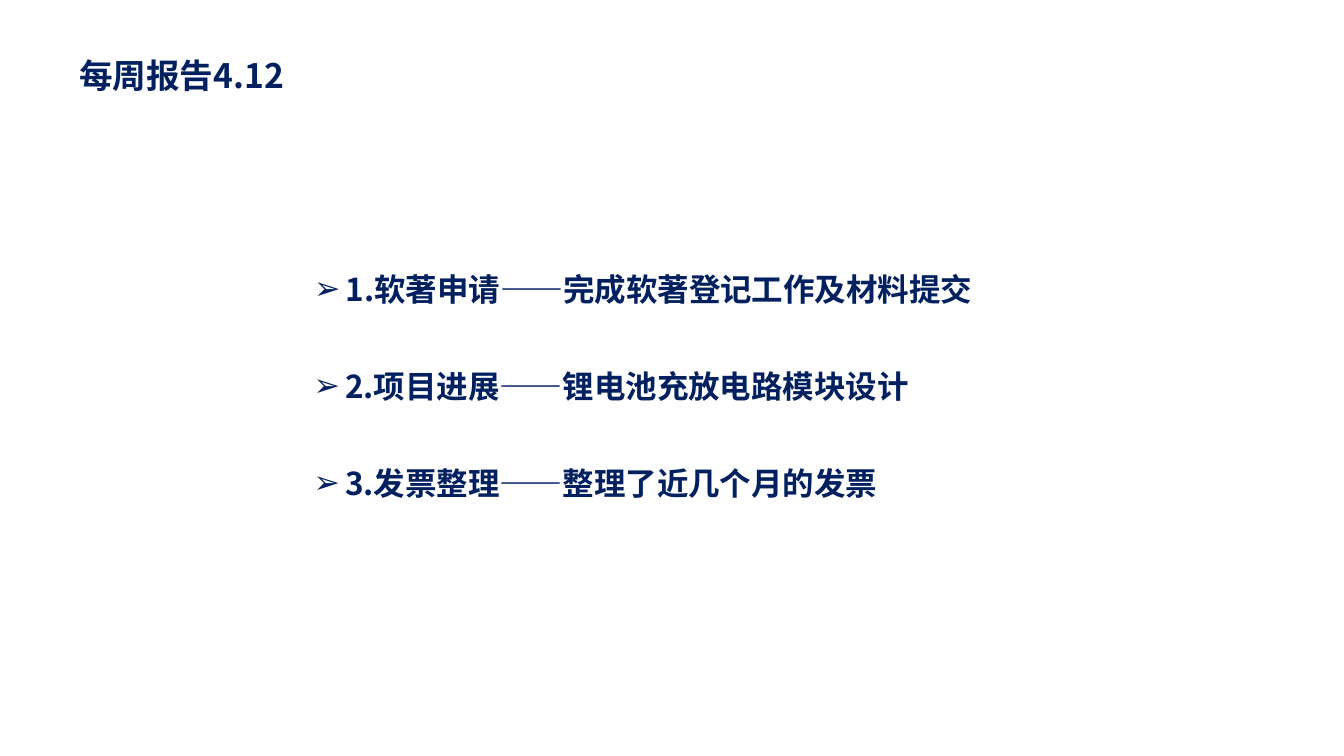
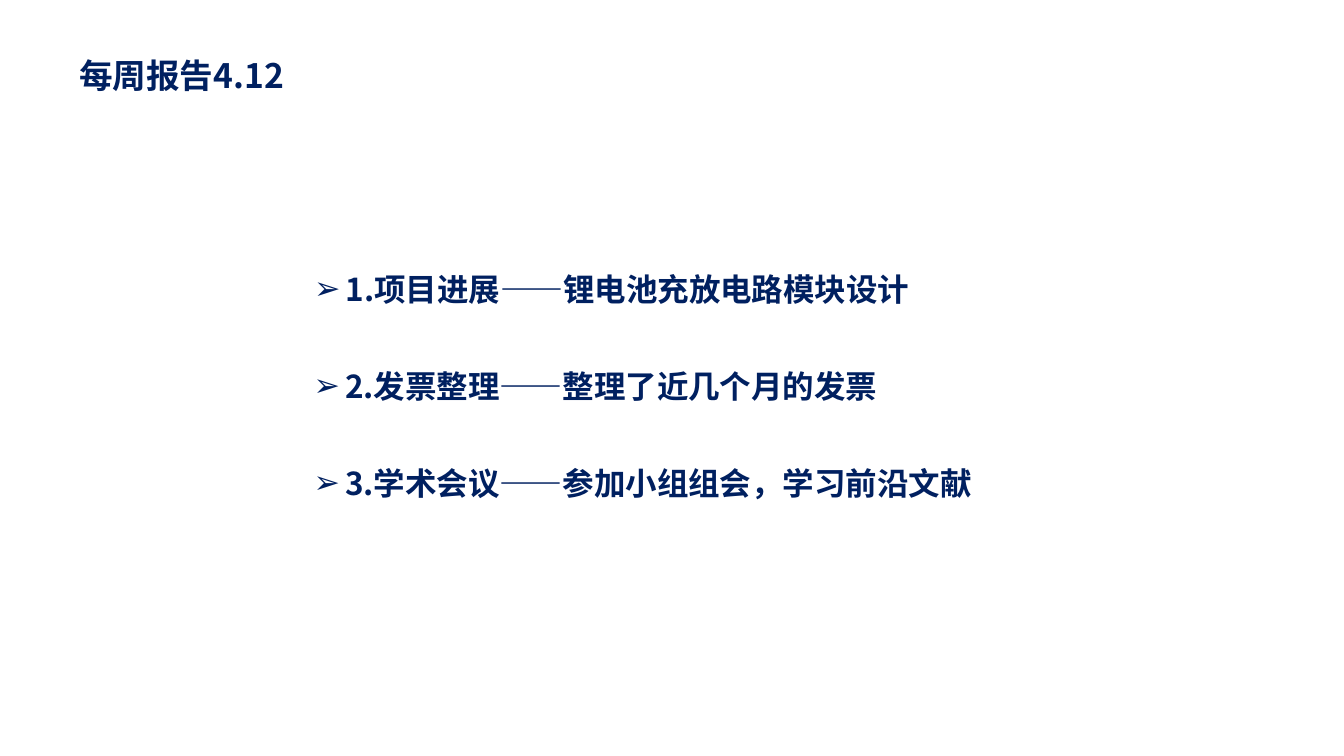
Before and after one commit to Humble-Engineer/Reports, a slide deck: slide 1 of 2024年/周报20240412.pptx. Drawn at 1344x756 pixels with LibreOffice and Linux fonts; fonts in the diff are those of the drawing. Boxes give left, top, right and bottom in pixels: in the first picture for what was removed or moved away, otherwise in the second. Text is boxed around its words. In the diff, an @@ line names an element or a change of style, - is before the commit and + after.

Commit message:
20240412

```diff
--- a/2024年/周报20240412.pptx
+++ b/2024年/周报20240412.pptx
@@ text at box(346, 274, 910, 304): text changed @@
-➢ 1.软著申请——完成软著登记工作及材料提交
+➢ 1.项目进展——锂电池充放电路模块设计
@@ text at box(345, 371, 877, 401): text changed @@
-➢ 2.项目进展——锂电池充放电路模块设计
+➢ 2.发票整理——整理了近几个月的发票
@@ text at box(345, 468, 972, 499): text changed @@
-➢ 3.发票整理——整理了近几个月的发票
+➢ 3.学术会议——参加小组组会，学习前沿文献
```
Also in this commit, not shown: 2 other slides changed, 1 slide added, 1 slide removed.
